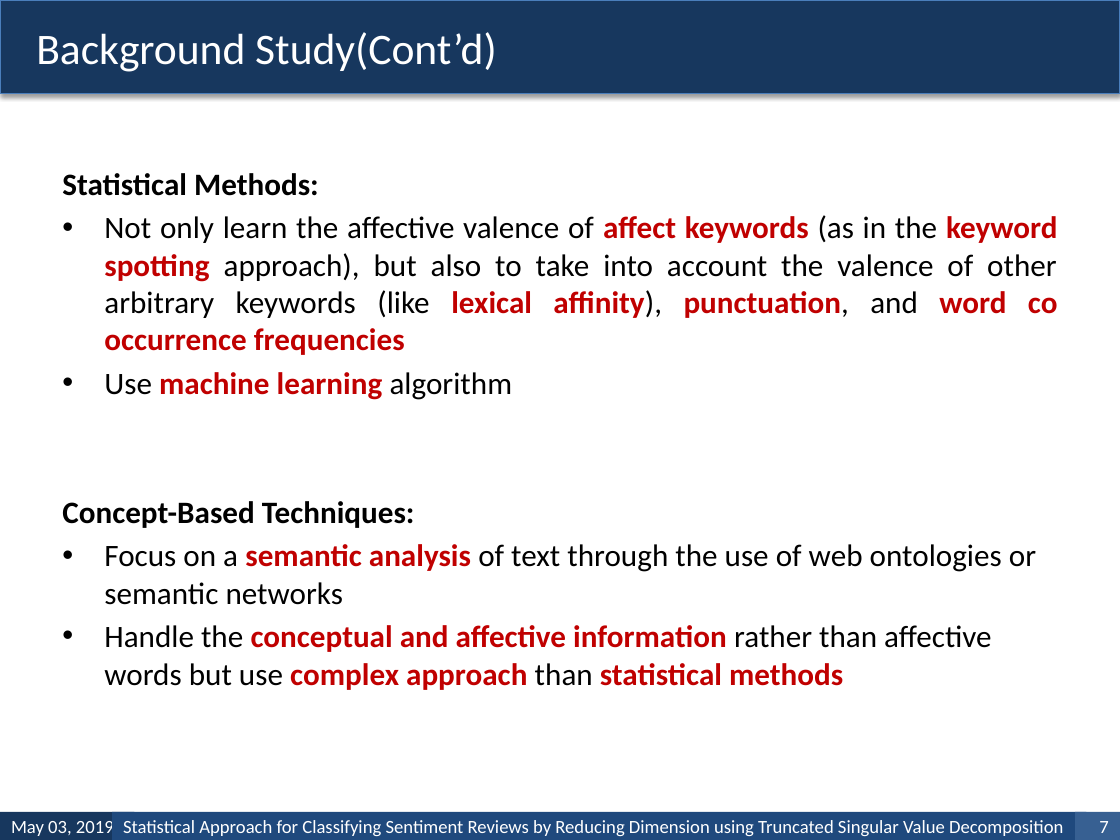
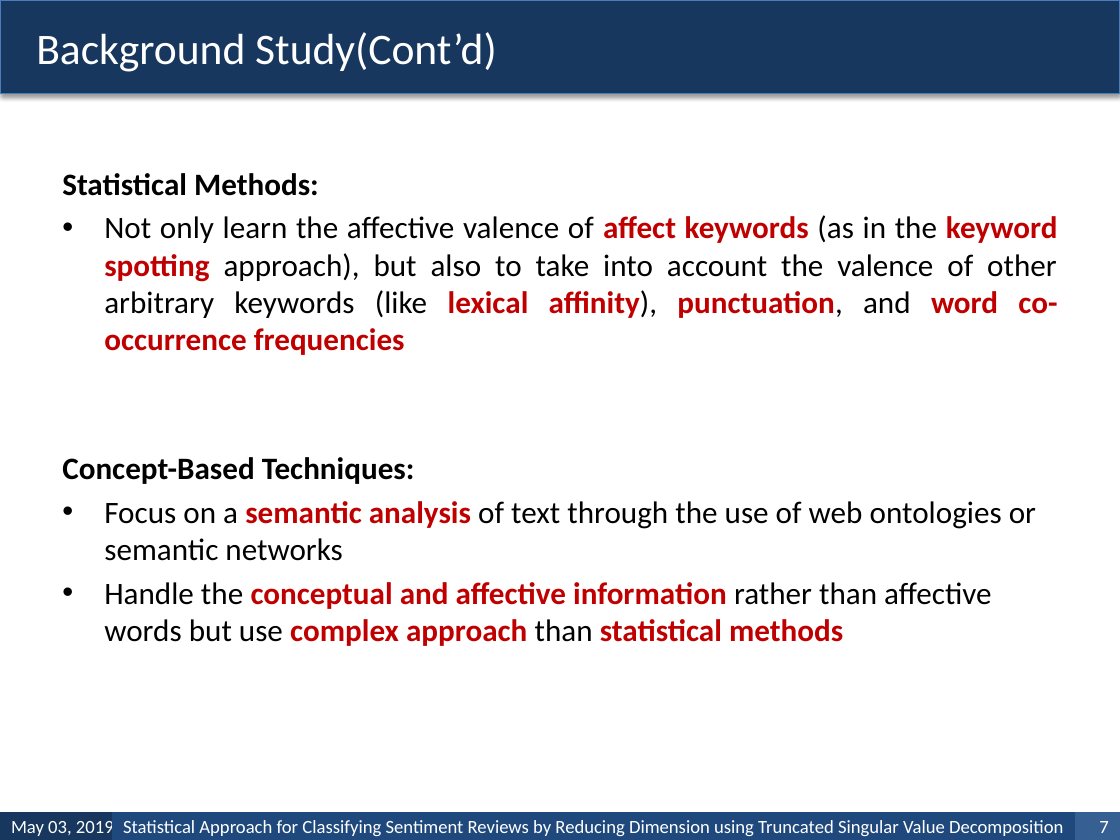
Before and after one commit to habibrahmanbd/Sent.Mining, a slide deck: slide 7 of ICASERT/Paper ID: 735.pptx. Drawn at 1120x840 pixels with LibreOffice and Linux fonts; fonts in the diff are those of the drawing. Boxes give left, top, right and bottom in pixels: in the first picture for what was removed or moved away, otherwise in the second. Text is boxed around its words. In the diff, an @@ line names an element or a change of style, - is before the commit and + after.

```diff
--- a/ICASERT/Paper ID: 735.pptx
+++ b/ICASERT/Paper ID: 735.pptx
@@ text at <box>104,215,1058,355</box>: text changed @@
-• Not only learn the affective valence of affect keywords (as in the keyword spotting approach), but also to take into account the valence of other arbitrary keywords (like lexical affinity), punctuation, and word co occurrence frequencies
-• Use machine learning algorithm
+• Not only learn the affective valence of affect keywords (as in the keyword spotting approach), but also to take into account the valence of other arbitrary keywords (like lexical affinity), punctuation, and word co-occurrence frequencies
```
Also in this commit, not shown: 10 other slides changed, 1 slide added, 12 other files.
